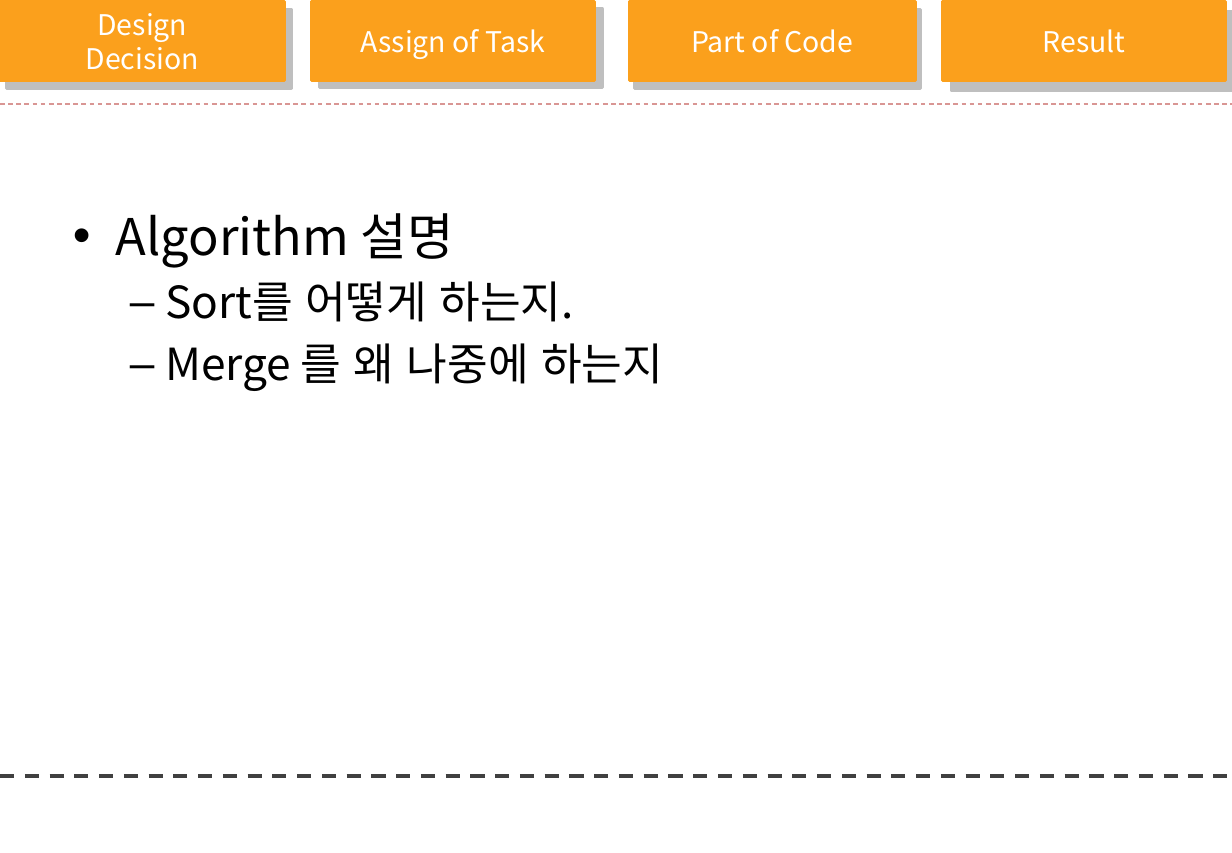
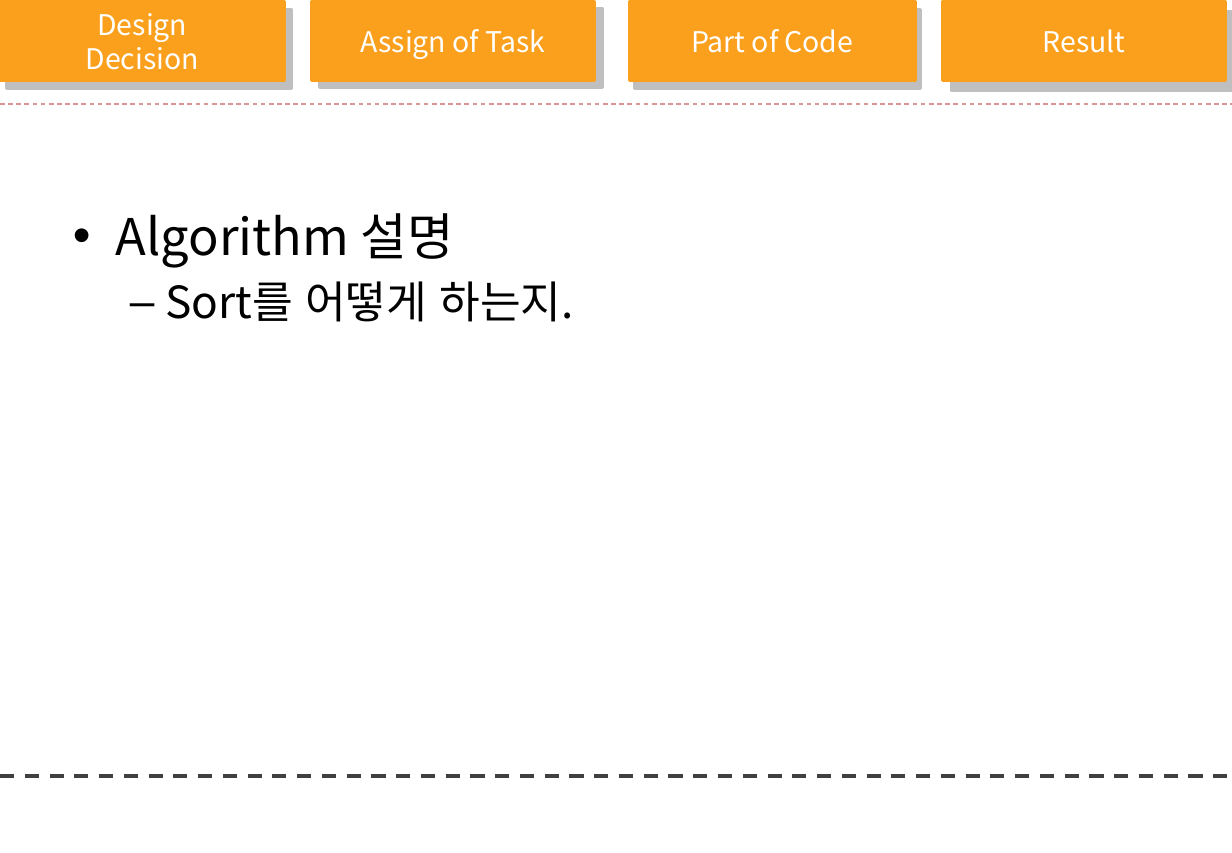
Before and after one commit to clover3/orange, a slide deck: slide 4 of Document/orange_progress.pptx (slide 3 before the commit). Drawn at 1232x853 pixels with LibreOffice and Linux fonts; fonts in the diff are those of the drawing; background and template pictures are left out. Boxes give left, top, right and bottom in pixels: in the first picture for what was removed or moved away, otherwise in the second. Text is boxed around its words. In the diff, an @@ line names an element or a change of style, - is before the commit and + after.

```diff
--- a/Document/orange_progress.pptx
+++ b/Document/orange_progress.pptx
@@ text at (165, 343, 663, 391): paragraph removed @@
-  – Merge 를 왜 나중에 하는지
```
Also in this commit, not shown: 3 other slides changed, 9 slides added, 3 slides removed.
